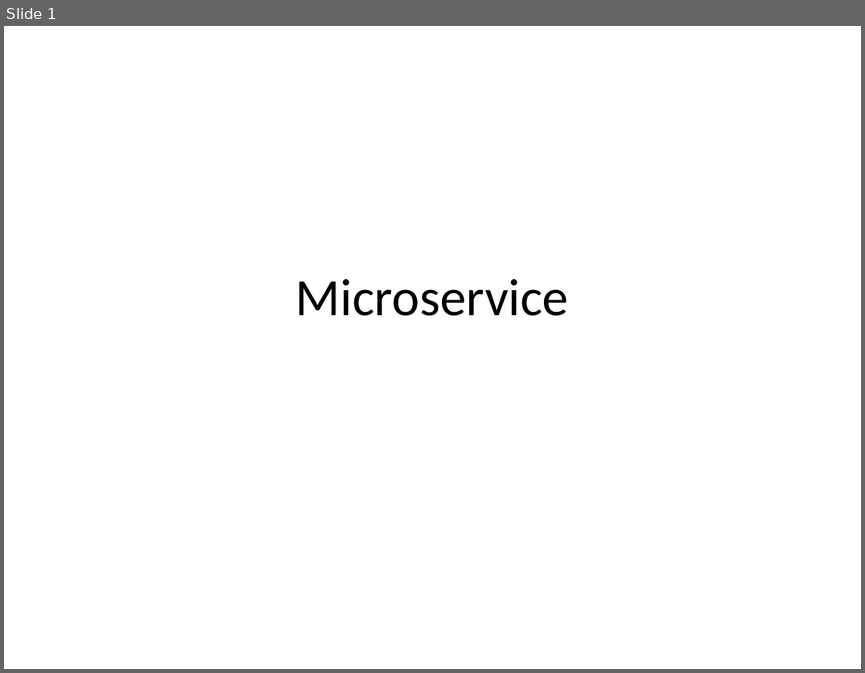
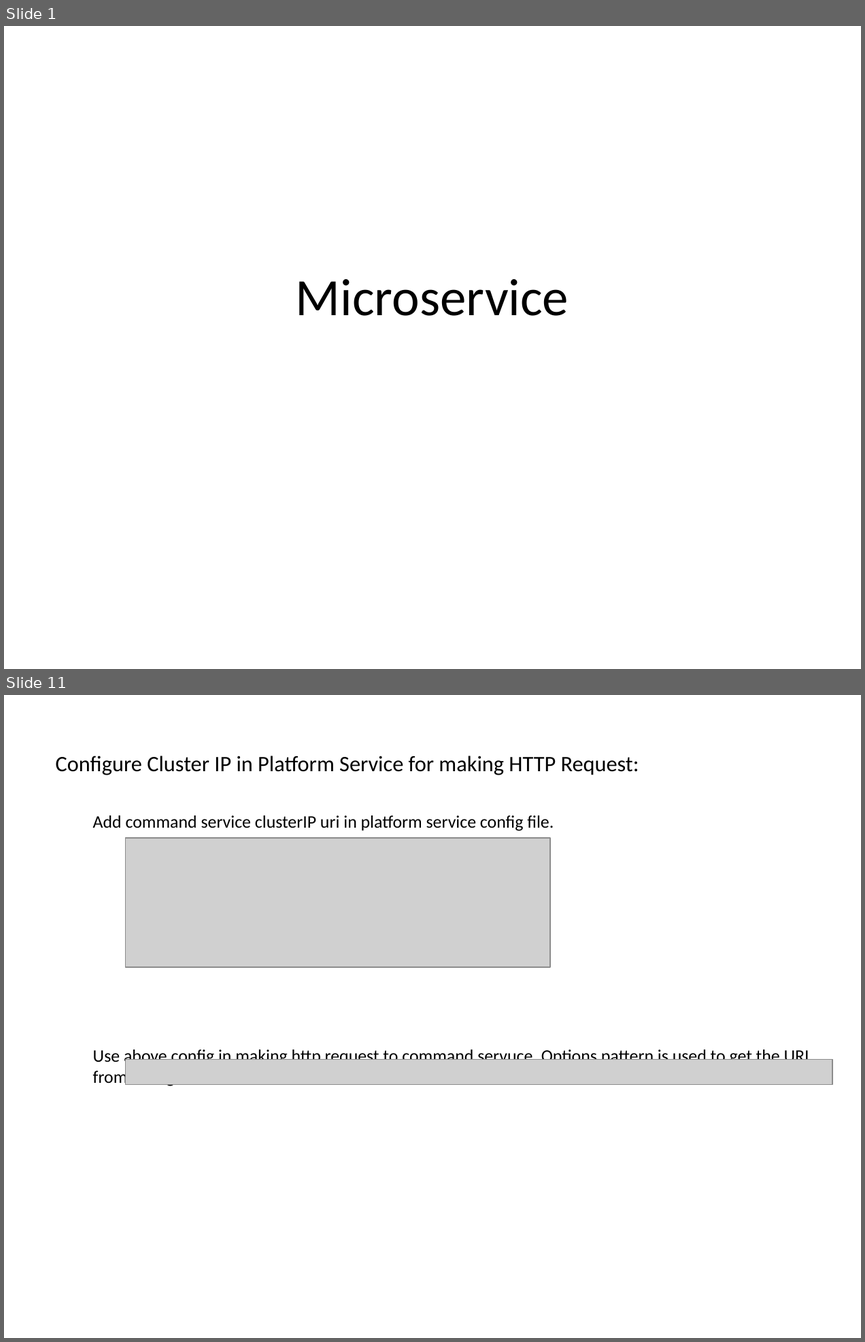
Before and after one commit to devi-priyadharshini/4_microservices, a slide deck: docs/microservice.pptx. Shown one above the other, each under a label of ours: slide 1 before the commit, slides 1 and 11 after it; the slides between them are not shown. The pictures are 865x673 and 865x1342 pixels, drawn with LibreOffice and Linux fonts; fonts in the diff are those of the drawing; grey boxes stand for pictures. Boxes give left, top, right and bottom in pixels: in the first picture for what was removed or moved away, otherwise in the second. Text is boxed around its words. In the diff, an @@ line names an element or a change of style, - is before the commit and + after.

```diff
--- a/docs/microservice.pptx
+++ b/docs/microservice.pptx
@@ slide 11 added at (4,695,861,1338), background #FFFFFF @@
@@ text added at (56,756,809,1087), 14.8 pt, text #000000 @@
+Configure Cluster IP in Platform Service for making HTTP Request:
+  Add command service clusterIP uri in platform service config file.
+  Use above config in making http request to command servuce. Options pattern is used to get the URI from configuration file.
@@ picture added at (126,838,551,968) @@
@@ picture added at (126,1059,832,1084) @@
```
Also in this commit, not shown: 2 slides changed, 10 other slides added, 1 other file.
